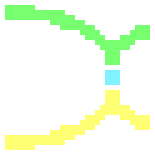
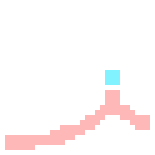
Before/after of a w=155, h=155 layered artwork. What changed in the layer stack:
showed "Lower Chromatid, Light Red" over <box>5,90,150,150</box>
hid "Lower Chromatid, Yellow" over <box>5,90,150,150</box>
hid "Upper Chromatid, Green" over <box>5,5,150,65</box>
showed "Upper Chromatid, White" over <box>5,5,150,65</box>
